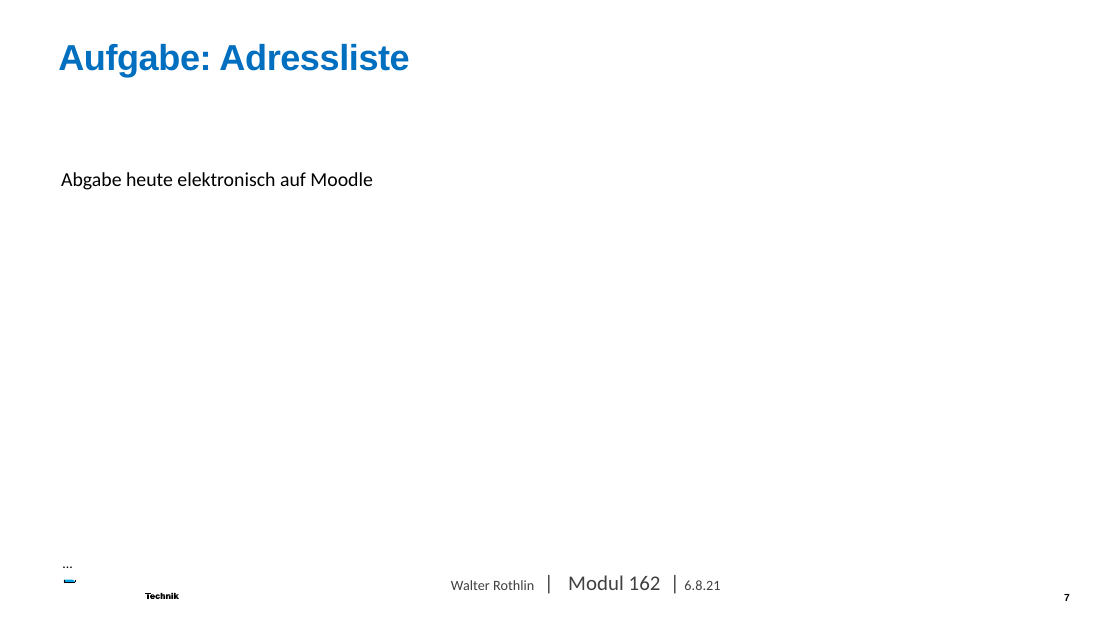
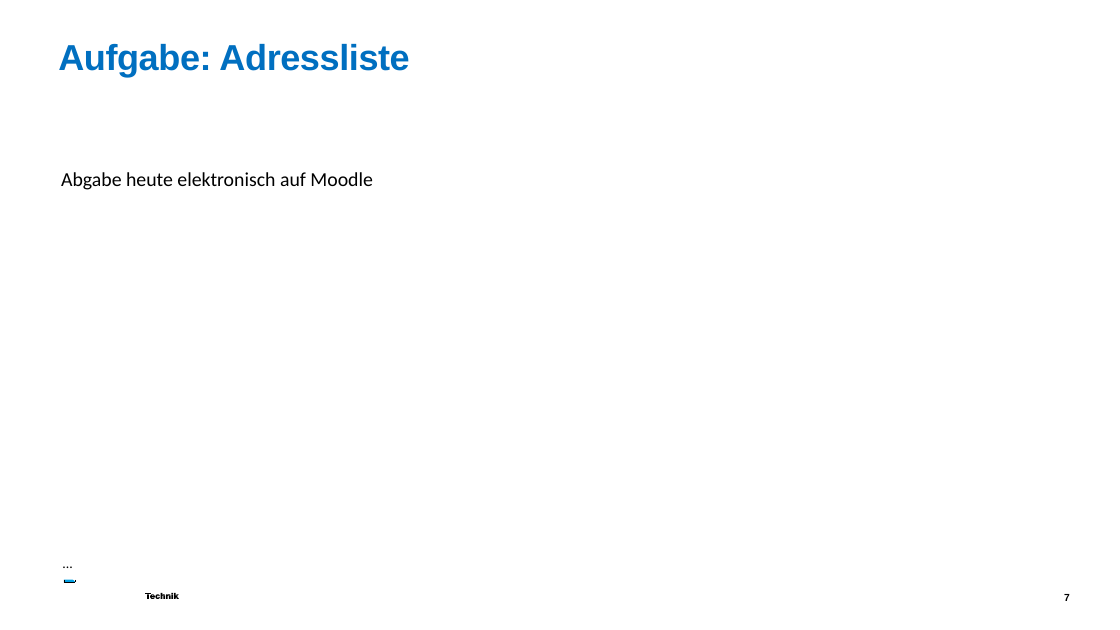
Before and after one commit to walter-rothlin/Source-Code, a slide deck: slide 7 of SchulungsUnterlagen/BZU/162_Einführung_Grundlagen_01.pptx. Drawn at 1120x630 pixels with LibreOffice and Linux fonts; fonts in the diff are those of the drawing; background and template pictures are left out. Boxes give left, top, right and bottom in pixels: in the first picture for what was removed or moved away, otherwise in the second. Text is boxed around its words. In the diff, an @@ line names an element or a change of style, - is before the commit and + after.

```diff
--- a/SchulungsUnterlagen/BZU/162_Einführung_Grundlagen_01.pptx
+++ b/SchulungsUnterlagen/BZU/162_Einführung_Grundlagen_01.pptx
@@ text removed at [451,575,720,590] @@
-Walter Rothlin | Modul 162 | 6.8.21
```
Also in this commit, not shown: 6 other slides changed, 3 other files.
